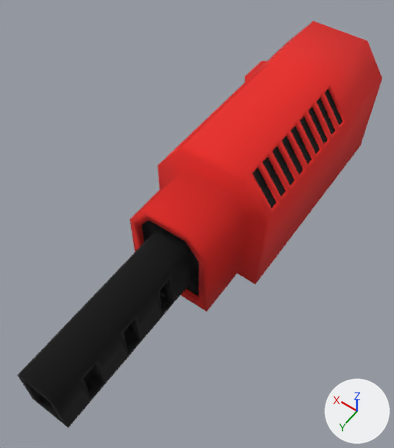
Before and after pictures for a commit that changed the glTF model models/turret.glb.
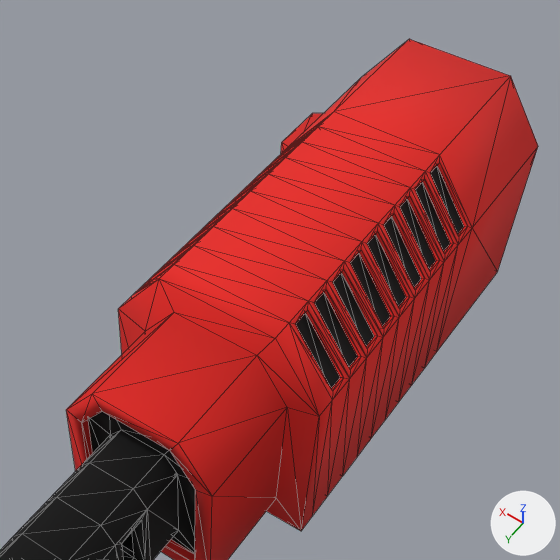
Each version appears first whole from a camera (50 mm lens) standing at (-1.224, 2.673, 4.049) and looking at (0.023, 0.928, 1.306), and next in a close-up on the part from 24% to 100% of the width and 0% to 67% of the height. The lights are fixed; the arrows at lower right show +X, +Y and +Z. The first two pictures are the older version. The close-ups show mesh edges as thin lines. Vertices at exactly the same position are counted once.
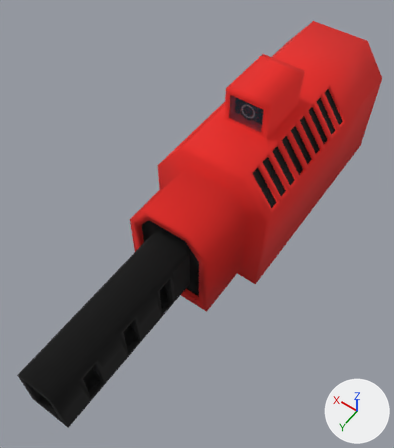
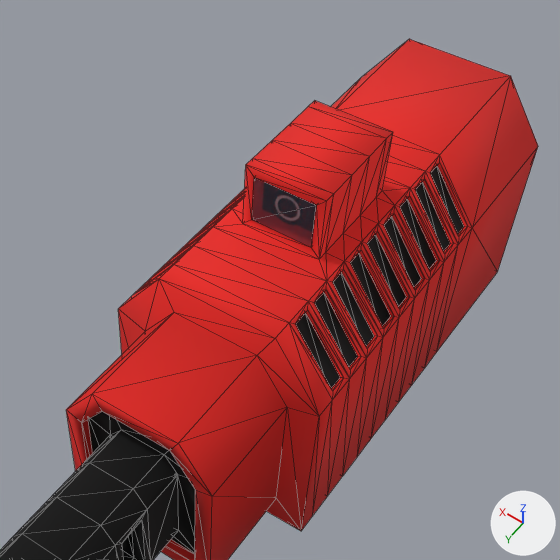
Changed parts and their boxes (x1, y1, x2, y2) in the close-ups (560 x 560 px; the box of a moved part takes in the faces that stretch with it):
part 1 of me_cube_004, built on: before (214, 142, 410, 281); after (214, 101, 410, 281)
part 2 of me_cube_004, moved or reshaped: (122, 475, 179, 560) in both

The edits, one by one:
Material 'Glass' (mat_glass) is new.
Its base color is (0.0209, 0.0681, 0.107) (dark blue #284a5c).
Its alpha is 0.5.
me_cube_004 is used by ob_cube; location (0.0, 0.0, 1.314).
me_cube_004 had 366 vertices, 758 faces and spanned x -0.4..0.49, y -0.83..2.31, z -0.46..0.46.
me_cube_004 now has 526 vertices, 1048 faces and spans x -0.4..0.49, y -0.83..2.31, z -0.46..0.7.
Part 1, on me_cube_004:
10 faces are deleted.
24 vertices are added at x -0.15..0.15, y 0.05..0.46, z 0.46..0.7.
8 new vertices lie (0.0, 0.0, 0.24) away from vertices in x -0.15..0.15, y 0.09..0.42, z 0.46.
72 new faces join them, mat_red (red #e72620).
2 new faces join them, mat_black (black #000000).
2 new faces join them, mat_glass (dark blue #284a5c).
Part 2, on me_cube_004:
6 faces are deleted.
8 new faces join them, mat_black (black #000000).
Other edits to the shape of me_cube_004 do not show in these pictures.
me_cube_004 gains material mat_glass (dark blue #284a5c).
